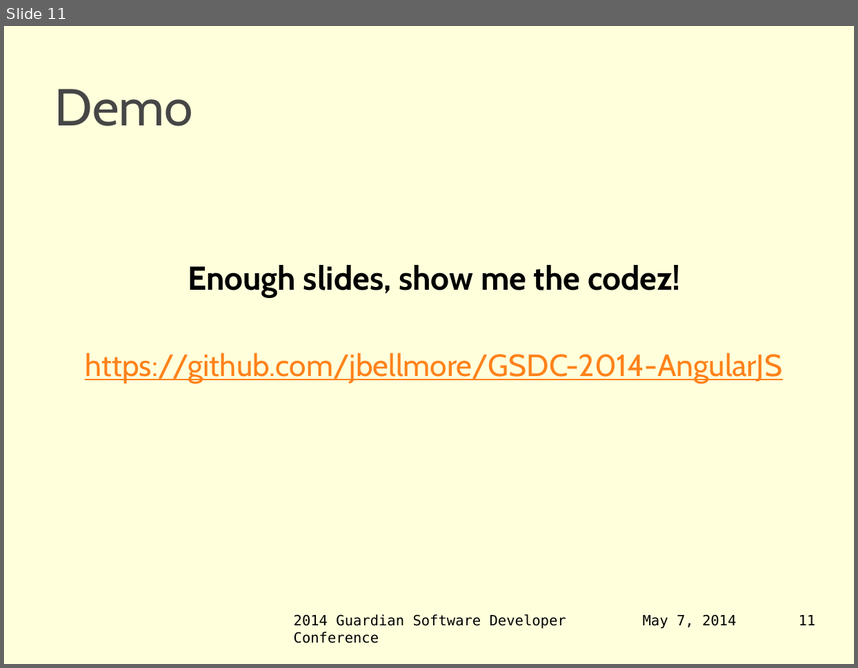
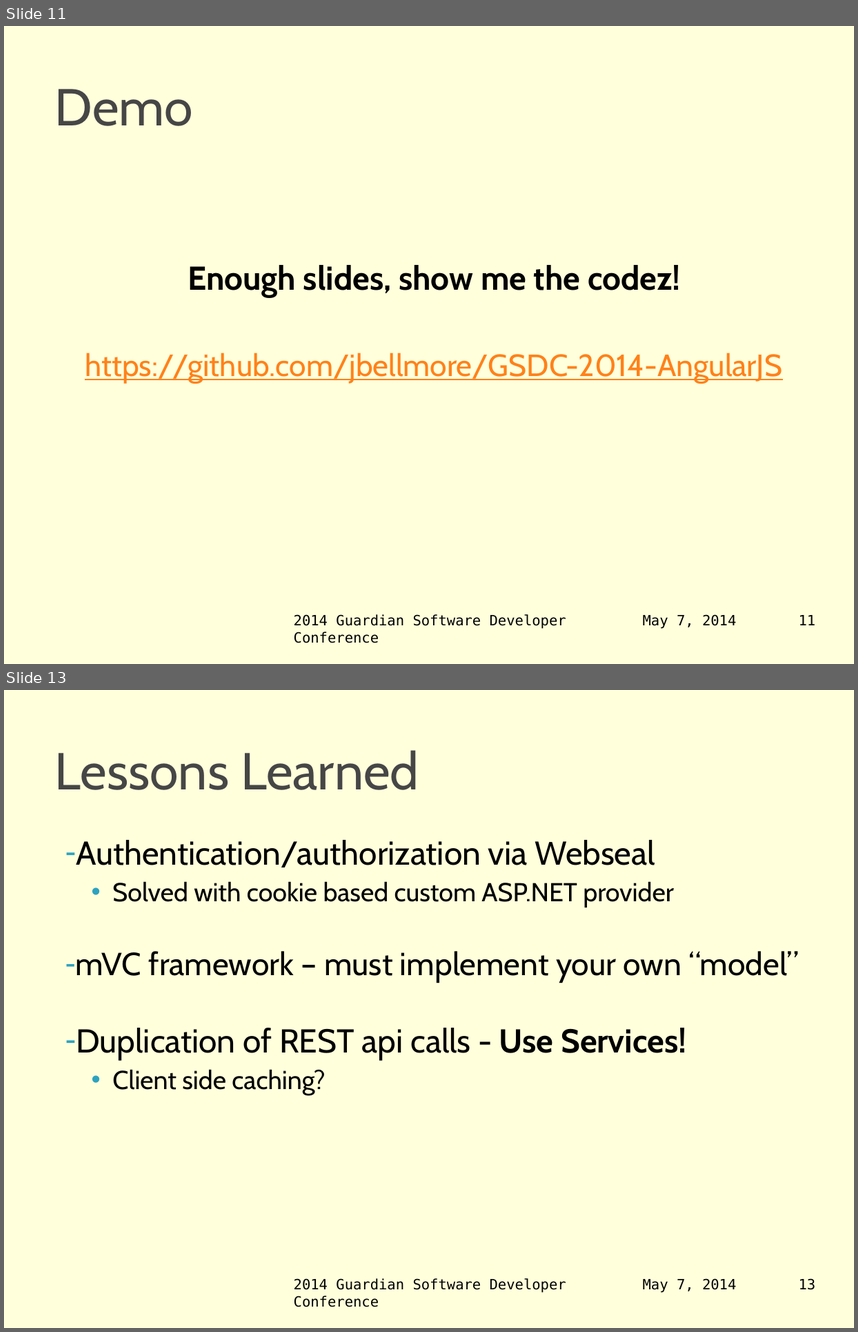
Before and after one commit to jbellmore/GSDC-2014-AngularJS, a slide deck: intro-to-angular-js.pptx. Shown one above the other, each under a label of ours: slide 11 before the commit, slides 11 and 13 after it; the slides between them are not shown. The pictures are 858x668 and 858x1332 pixels, drawn with LibreOffice and Linux fonts; fonts in the diff are those of the drawing; background and template pictures are left out. Boxes give left, top, right and bottom in pixels: in the first picture for what was removed or moved away, otherwise in the second. Text is boxed around its words. In the diff, an @@ line names an element or a change of style, - is before the commit and + after.

```diff
--- a/intro-to-angular-js.pptx
+++ b/intro-to-angular-js.pptx
@@ slide 13 added at bbox=[4, 690, 854, 1328], background #FFFFCC at 68% opacity @@
@@ title added at bbox=[55, 750, 419, 790], 44 pt, text #464646 @@
+Lessons Learned
@@ text added at bbox=[76, 840, 799, 1095], 28 pt, text #000000 @@
+‐ Authentication/authorization via Webseal
+  • Solved with cookie based custom ASP.NET provider
+‐ mVC framework – must implement your own “model”
+‐ Duplication of REST api calls - Use Services!
+  • Client side caching?
@@ text added at bbox=[294, 1278, 566, 1307], 12 pt, text #000000 @@
+2014 Guardian Software Developer Conference
@@ text added at bbox=[643, 1278, 736, 1292], 12 pt, text #000000 @@
+May 7, 2014
@@ page number added at bbox=[799, 1278, 816, 1290], 12 pt, text #000000 @@
+13
```
Also in this commit, not shown: 1 slide changed, 2 other slides added, 6 other files.
